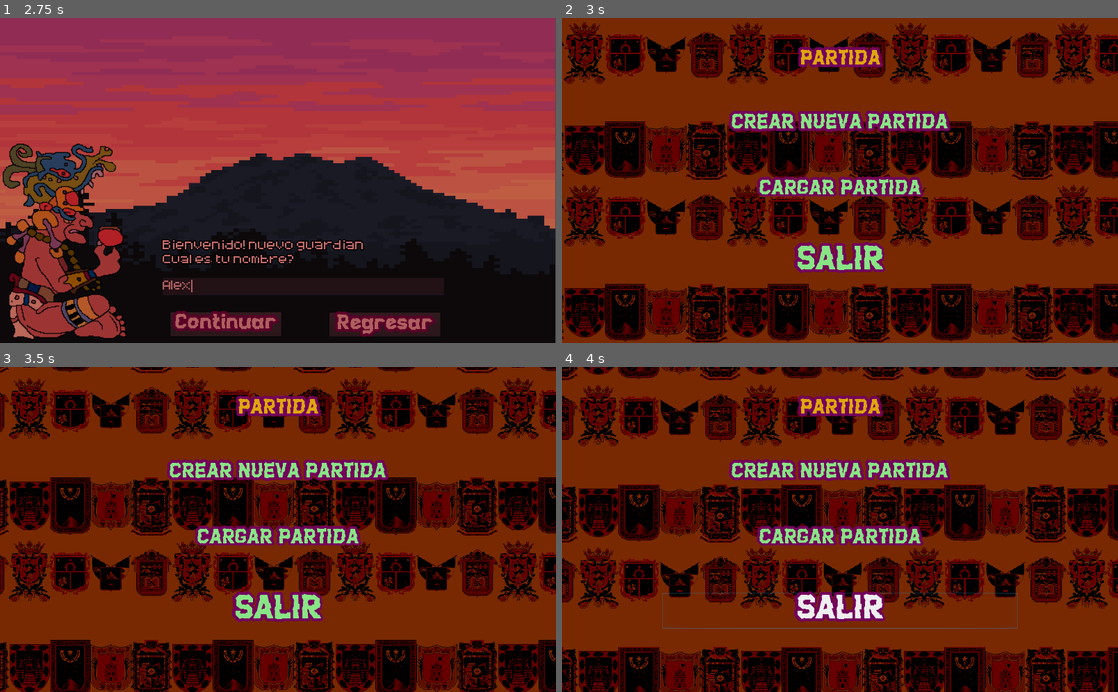
Above: before the commit, frames 1-4 (two rows, left to right).
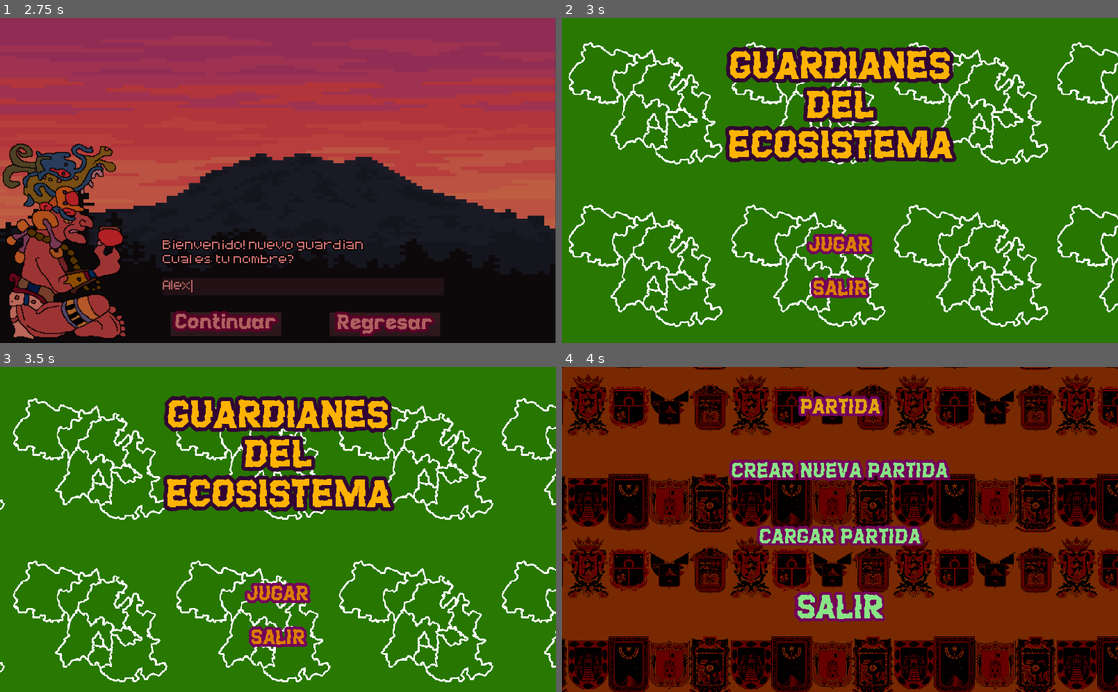
Above: after the commit, the same moments.

Repository: MauricioAlemanD/GuardianesDelEcosistema2
Game: Godot game, scene res://Escena/MenuInicial.tscn
Same seed, same stepped clock (60 frames per second), same inputs: the game is played once before the commit and once after it.
Inputs (mouse positions are in pixels of both pictures, inside the frame that each line leads up to):
- Up to frame 1 (2.75 s): click "JUGAR" at 0.5 s; click "CREAR NUEVA PARTIDA" at 1.25 s; click (305, 284) at 2.02 s; type "Alex" at 2.1 s
- Up to frame 2 (3 s): click "Regresar" at 2.75 s
- Up to frame 3 (3.5 s): no input
- Up to frame 4 (4 s): click (840, 594) at 3.5 s, where only the run after the commit has a clickable "JUGAR"

Frame 1 is identical in both runs. In frame 2, 100% of the frame differs, in the area x 0-100%, y 0-100%; in frame 3, 100%; in frame 4, 49%.

Commit message:
correccion de errores

Diff:
--- a/scrpts/Partida.gd
+++ b/scrpts/Partida.gd
@@ -29,7 +29,7 @@
 
 
 func _on_btnSalir_pressed():
-	get_tree().change_scene("res://Escena/Control.tscn")
+	get_tree().change_scene("res://Escena/MenuInicial.tscn")
 
 
 func _on_btnCrearNuevaPartida_pressed():
--- a/scrpts/Registro.gd
+++ b/scrpts/Registro.gd
@@ -27,7 +27,7 @@
 
 
 func _on_btnRegresar_pressed():
-	get_tree().change_scene("res://Escena/Partida.tscn")
+	get_tree().change_scene("res://Escena/MenuInicial.tscn")
 
 
 func _on_btnSiguiente_pressed():
